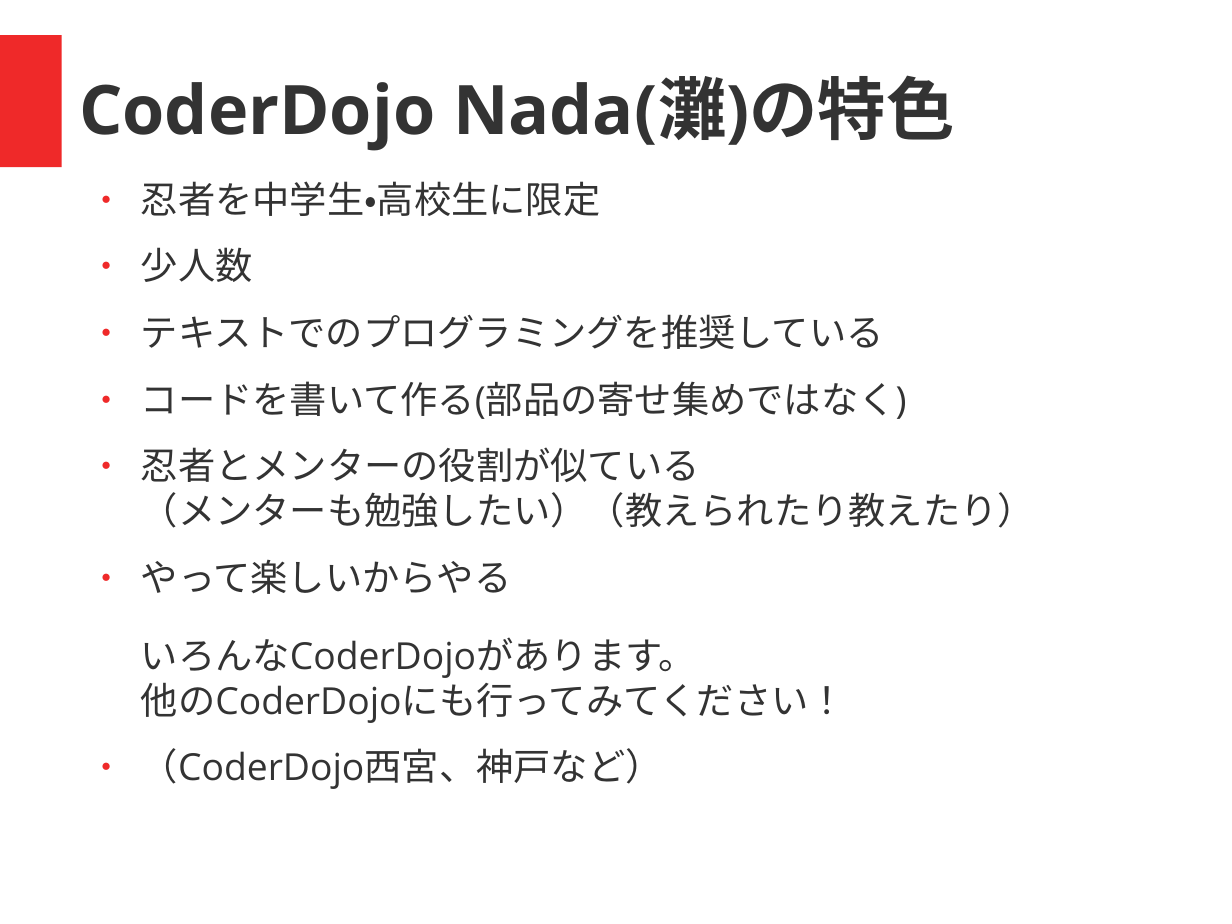
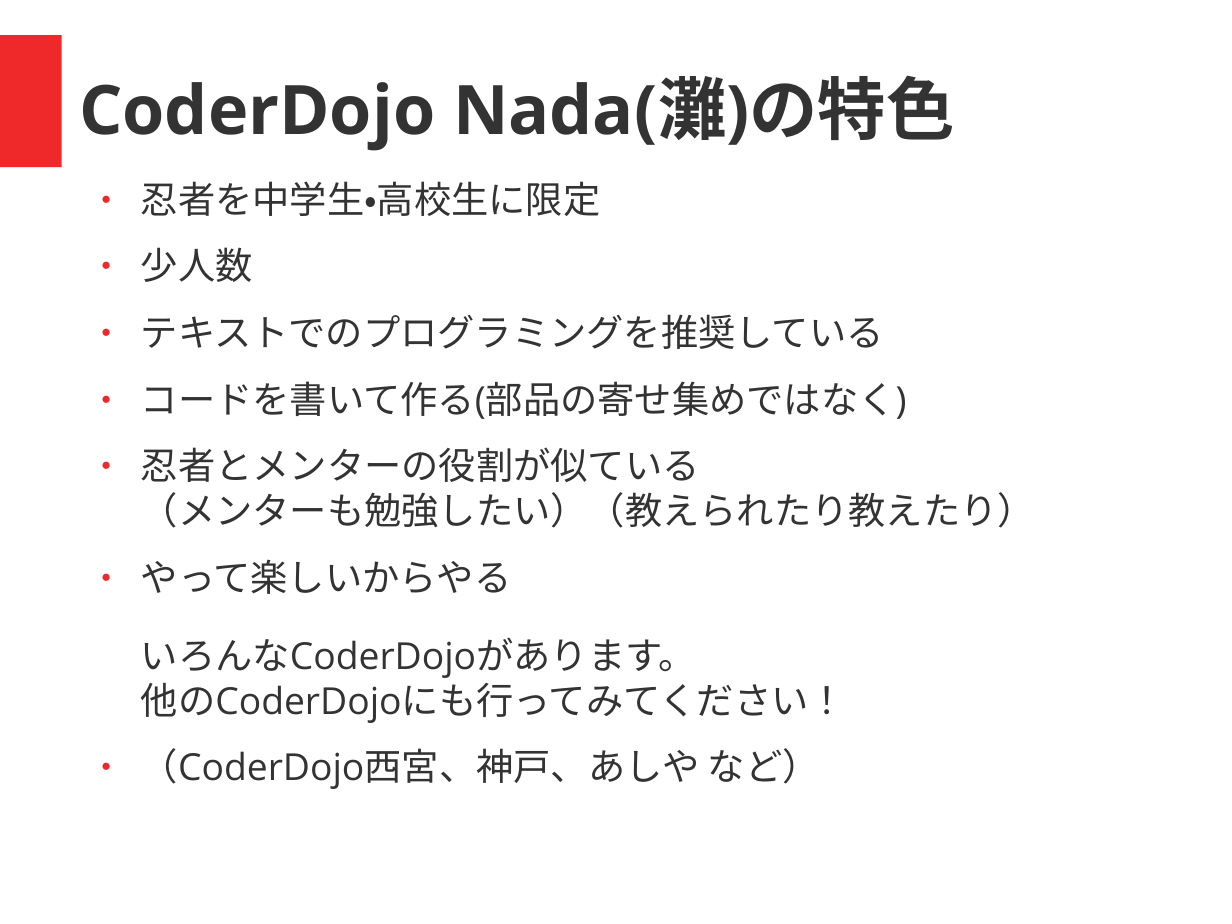
Before and after one commit to coderdojo-nada/resource, a slide deck: slide 3 of guide/coderdojo-nada紹介.odp. Drawn at 1232x924 pixels with LibreOffice and Linux fonts; fonts in the diff are those of the drawing. Boxes give left, top, right and bottom in pixels: in the first picture for what was removed or moved away, otherwise in the second. Text is boxed around its words. In the diff, an @@ line names an element or a change of style, - is before the commit and + after.

```diff
--- a/guide/coderdojo-nada紹介.odp
+++ b/guide/coderdojo-nada紹介.odp
@@ text at (141,748,820,789): text changed @@
-● （CoderDojo西宮、神戸など）
+● （CoderDojo西宮、神戸、あしや など）
```
Also in this commit, not shown: 3 other slides changed, 19 other files.
